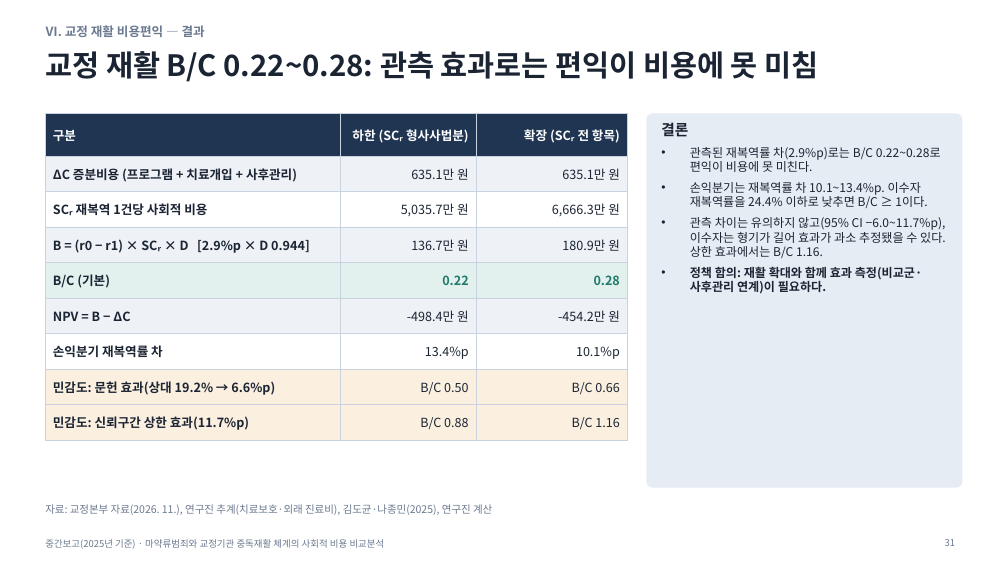
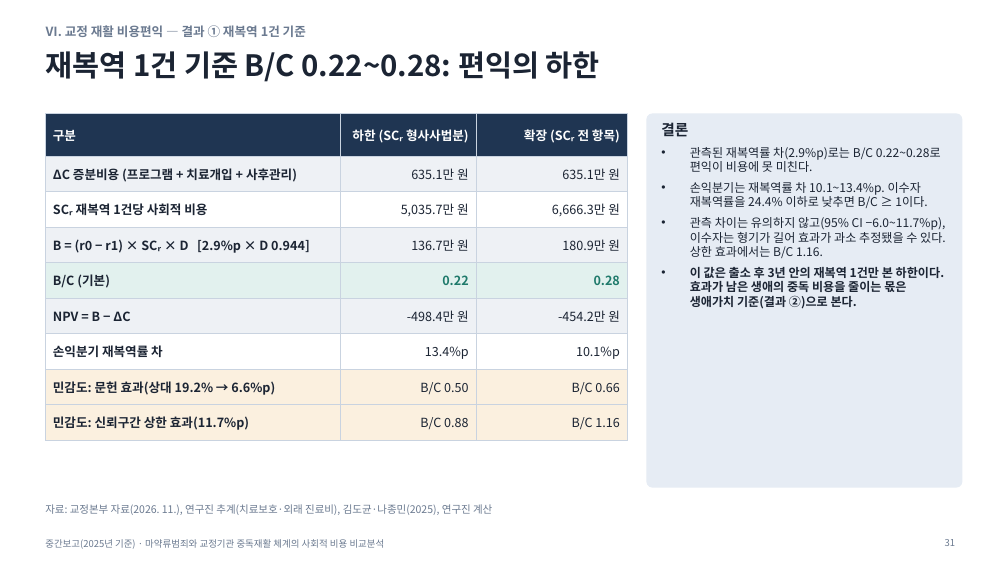
Before and after one commit to adminmrobo/drug-crime-social-cost, a slide deck: slide 31 of deliverables/2026-11-16_보고용/중간보고_마약류사회적비용_2025기준_보고용.pptx. Drawn at 1008x567 pixels with LibreOffice and Linux fonts; fonts in the diff are those of the drawing. Boxes give left, top, right and bottom in pixels: in the first picture for what was removed or moved away, otherwise in the second. Text is boxed around its words. In the diff, an @@ line names an element or a change of style, - is before the commit and + after.

Commit message:
생애가치 기준 교정 재활 비용편익과 정책 제언 추가(덱·별지1·확정판 별지·엑셀·스크립트)

```diff
--- a/deliverables/2026-11-16_보고용/중간보고_마약류사회적비용_2025기준_보고용.pptx
+++ b/deliverables/2026-11-16_보고용/중간보고_마약류사회적비용_2025기준_보고용.pptx
@@ text at (45, 25, 306, 37): text changed @@
-Ⅵ. 교정 재활 비용편익 — 결과
+Ⅵ. 교정 재활 비용편익 — 결과 ① 재복역 1건 기준
@@ title at (45, 51, 600, 82): text changed @@
-교정 재활 B/C 0.22~0.28: 관측 효과로는 편익이 비용에 못 미침
+재복역 1건 기준 B/C 0.22~0.28: 편익의 하한
@@ text at (690, 267, 944, 309): text changed @@
-• 정책 함의: 재활 확대와 함께 효과 측정(비교군·사후관리 연계)이 필요하다.
+• 이 값은 출소 후 3년 안의 재복역 1건만 본 하한이다. 효과가 남은 생애의 중독 비용을 줄이는 몫은 생애가치 기준(결과 ②)으로 본다.
```
Also in this commit, not shown: 4 other slides changed, 5 slides added, 20 other files.
